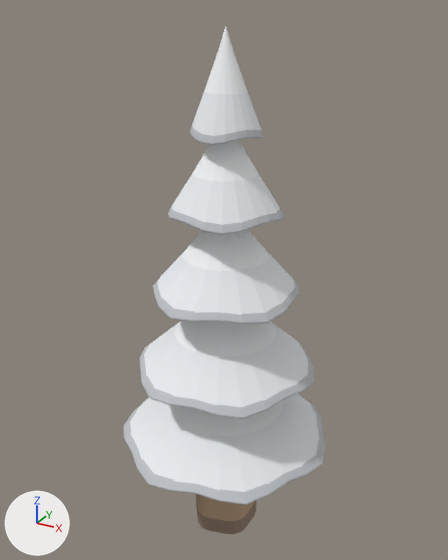
Renders of the OBJ model art/WindpineTree.obj from each side of a commit.
One viewpoint serves both versions: a 50 mm camera at (7.07, -12.94, 13.86) aimed at (-0.17, 0.23, 7.28). Every picture has the same lights, and +X, +Y and +Z are marked at lower left. The picture after the commit comes second. Where no turn or scale is listed for an object, it has been applied to the vertices.

Script lines for the objects in view, before the commit:
```python
me_windpinetree = bpy.data.meshes.new('WindpineTree')
me_windpinetree.from_pydata(...)  # 2307 vertices, 4568 faces; spans x -2.81..2.98, y -2.9..2.91, z -0.4..13.5
# faces by material slot: [236, 604, 872, 2328, 528]
me_windpinetree.materials.append(mat_shade17)  # brown #937d6c
me_windpinetree.materials.append(mat_shade18)  # beige #b89d7f
me_windpinetree.materials.append(mat_shade11)  # white #eef0f4
me_windpinetree.materials.append(mat_shade15)  # light grey #c0c4c8
me_windpinetree.materials.append(mat_shade16)  # white #f8fafb
ob_windpinetree = bpy.data.objects.new('WindpineTree', me_windpinetree)
ob_windpinetree.location = (0.0, 0.0, 0.0)
```
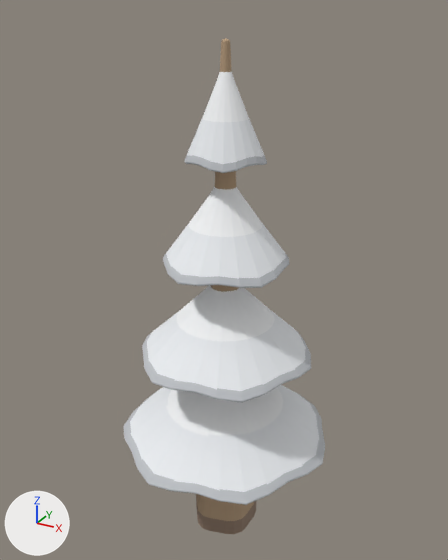
Changed parts and their boxes [x1, y1, x2, y2] in the pictures (448 x 560 px; the box of a moved part takes in the faces that stretch with it):
'WindpineTree', reshaped: before [123, 26, 325, 534]; after [123, 38, 325, 534]
part 1 of me_windpinetree, deleted: before [190, 26, 264, 145]
part 2 of me_windpinetree, moved or reshaped: before [139, 140, 314, 419]; after [142, 71, 311, 403]
part 3 of me_windpinetree, recoloured: before [192, 173, 259, 183]; after [202, 83, 249, 122]
part 4 of me_windpinetree, recoloured: before [171, 207, 280, 226]; after [187, 119, 265, 164]

Edits to the bpy script that builds the scene:
```text
Change me_windpinetree:
    used by ob_windpinetree; location = (0.0, 0.0, 0.0)
    remove me_windpinetree.from_pydata(...)  # 2307 vertices, 4568 faces; spans x -2.81..2.98, y -2.9..2.91, z -0.4..13.5
    add me_windpinetree.from_pydata(...)  # 1965 vertices, 3888 faces; spans x -2.81..2.98, y -2.9..2.91, z -0.4..13.24
    me_windpinetree part 1: the loose piece of 302 vertices spanning x -0.87..0.86, y -0.88..0.83, z 11.05..13.5 is deleted
    me_windpinetree part 2: 1053 vertices moved from x -2.46..2.46, y -2.38..2.38, z 4.82..10.21 to x -2.36..2.36, y -2.29..2.29, z 5.22..12.3; 41 vertices removed from x -0.32..0.32, y -0.32..0.32, z 10.99..11.6; 1 vertex added at x 0.0, y 0.0, z 12.9
    me_windpinetree part 3: 38 faces spanning x -0.54..0.54, y -0.54..0.54, z 11.51..12.3 switch from mat_shade11 (white #eef0f4) to mat_shade16 (white #f8fafb)
    me_windpinetree part 4: 16 faces spanning x -0.9..0.9, y -0.9..0.9, z 10.65..11.49 switch from mat_shade15 (light grey #c0c4c8) to mat_shade11 (white #eef0f4)
```
